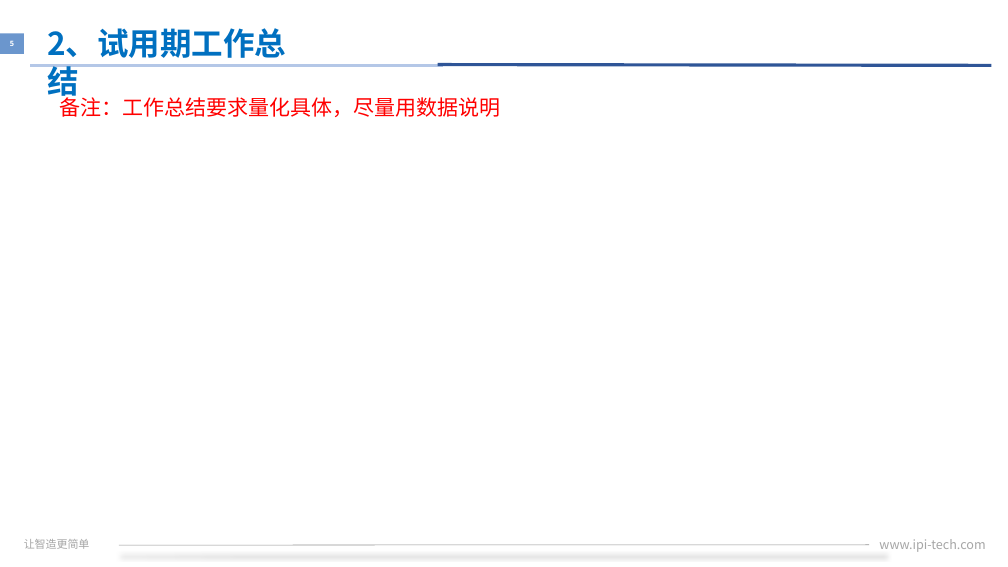
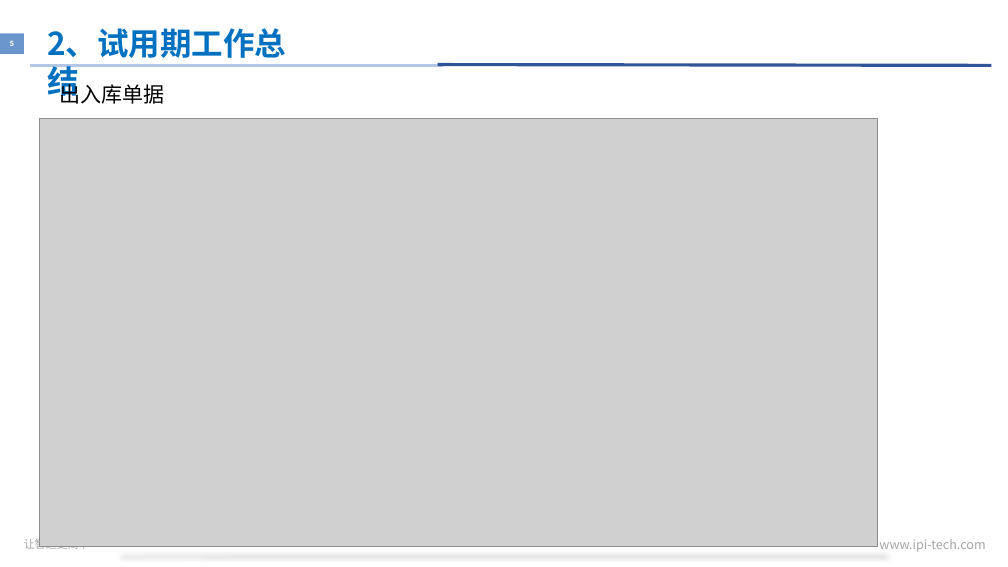
Before and after one commit to xiaozixiang/DocMent, a slide deck: slide 5 of IPI-HR-30-07A转正述职报告.pptx. Drawn at 1008x567 pixels with LibreOffice and Linux fonts; fonts in the diff are those of the drawing; grey boxes stand for pictures; background and template pictures are left out. Boxes give left, top, right and bottom in pixels: in the first picture for what was removed or moved away, otherwise in the second. Text is boxed around its words. In the diff, an @@ line names an element or a change of style, - is before the commit and + after.

```diff
--- a/IPI-HR-30-07A转正述职报告.pptx
+++ b/IPI-HR-30-07A转正述职报告.pptx
@@ text at (x1=59, y1=82, x2=164, y2=104): text changed; text colour #FF0000 to #000000 @@
-备注：工作总结要求量化具体，尽量用数据说明
+出入库单据
@@ picture added at (x1=39, y1=119, x2=877, y2=547) @@
```
Also in this commit, not shown: 2 other slides changed, 12 slides added.
